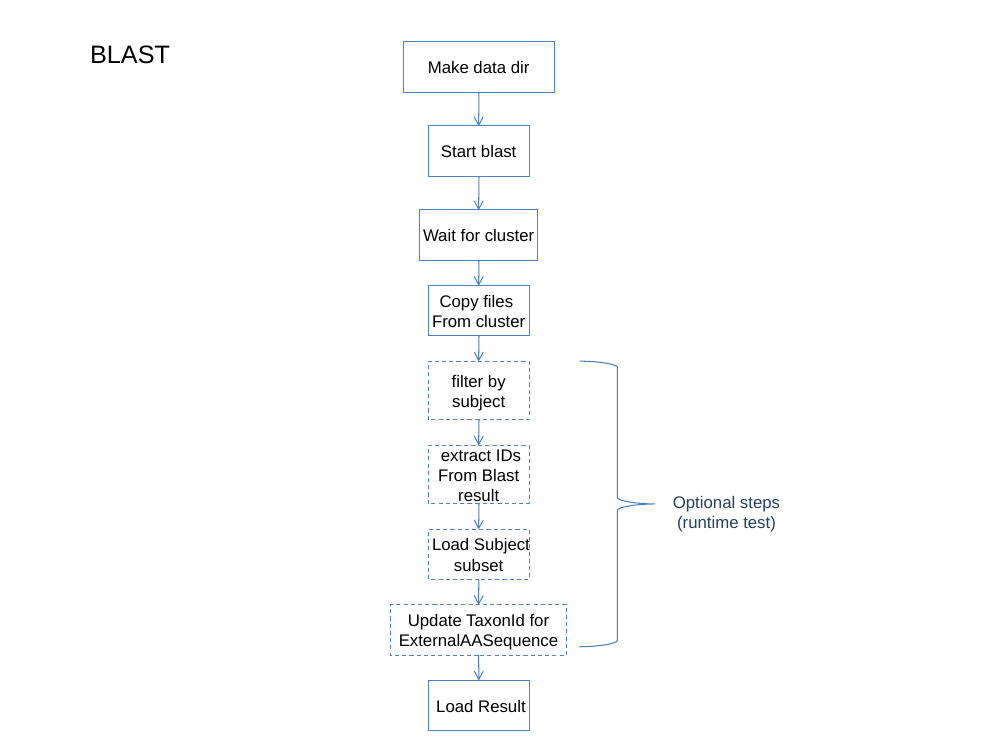
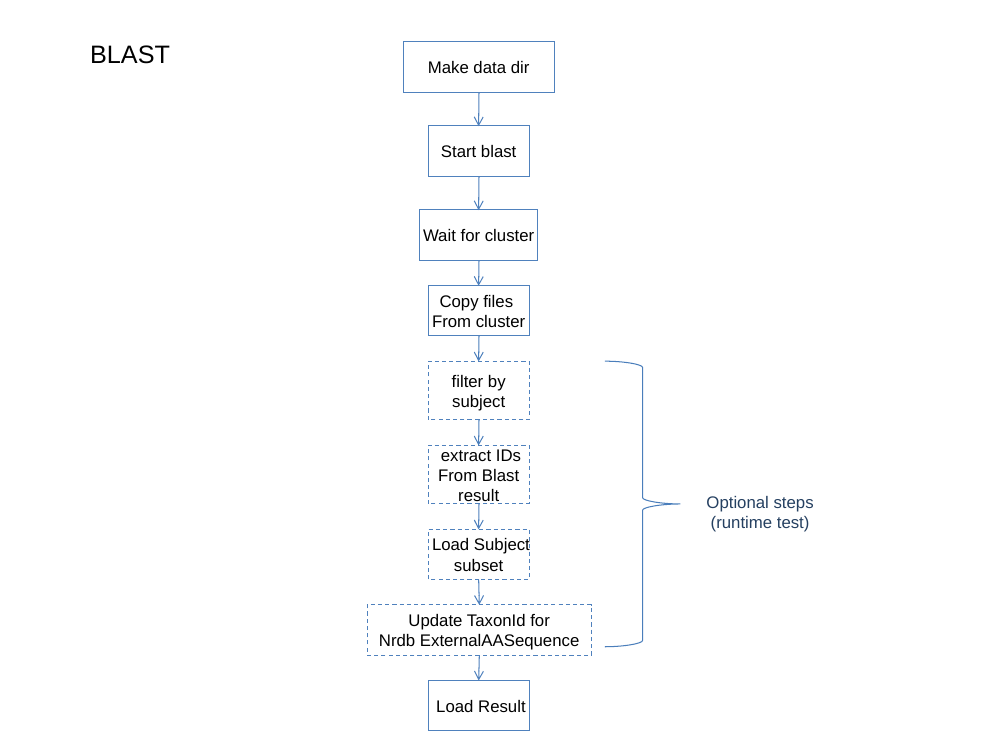
Before and after one commit to VEuPathDB/ApiCommonData, a slide deck: slide 6 of Load/doc/workflow/AnalysisWorkflow.ppt. Drawn at 1008x756 pixels with LibreOffice and Linux fonts; fonts in the diff are those of the drawing. Boxes give left, top, right and bottom in pixels: in the first picture for what was removed or moved away, otherwise in the second. Text is boxed around its words. In the diff, an @@ line names an element or a change of style, - is before the commit and + after.

```diff
--- a/Load/doc/workflow/AnalysisWorkflow.ppt
+++ b/Load/doc/workflow/AnalysisWorkflow.ppt
@@ freeform shape: place and size @@
-freeform shape at (580,361,655,646)
+freeform shape at (605,361,680,646)
@@ text "Optional steps": place and size @@
-text "Optional steps" at (673,496,780,532)
+text "Optional steps" at (706,496,814,532)
@@ rectangle "Update TaxonId for": place and size @@
-rectangle "Update TaxonId for" at (390,605,566,655)
+rectangle "Update TaxonId for" at (367,605,592,655)
@@ text in rectangle at (379,634,579,650): text changed @@
-ExternalAASequence
+Nrdb ExternalAASequence
```
Also in this commit, not shown: 1 other slide changed.
